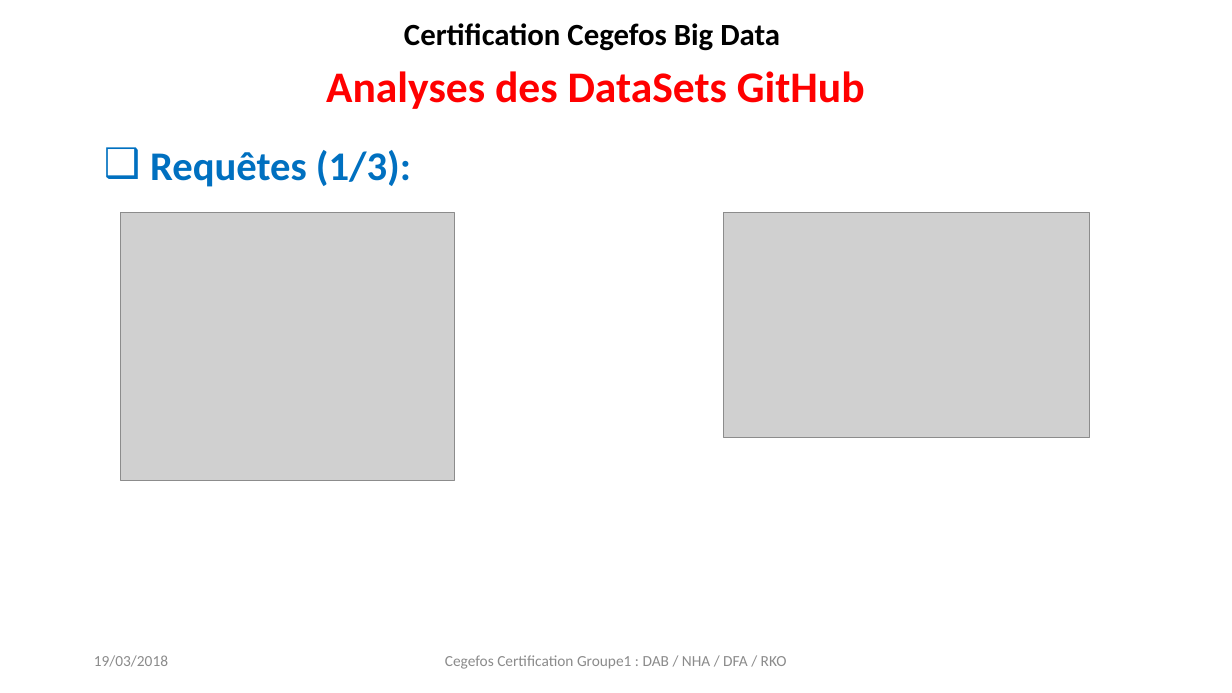
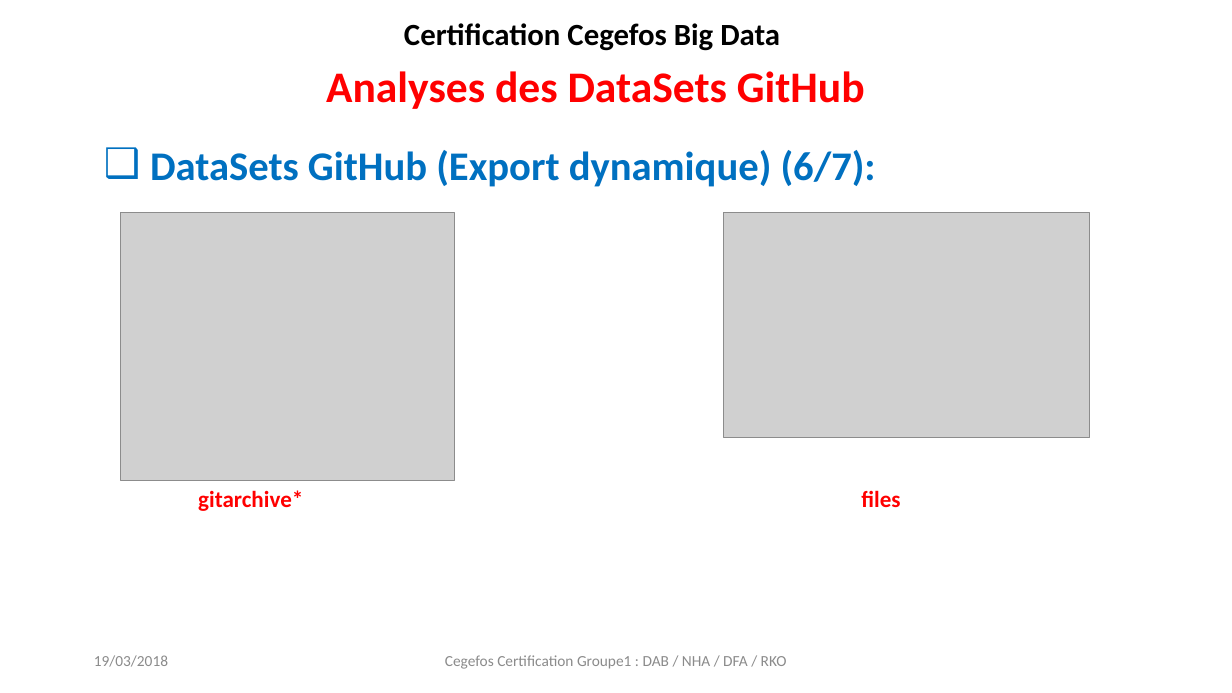
Before and after one commit to chams2012/bigDataGr1, a slide deck: slide 12 of projet_certification_github_group1.pptx (slide 14 before the commit). Drawn at 1232x693 pixels with LibreOffice and Linux fonts; fonts in the diff are those of the drawing; grey boxes stand for pictures. Boxes give left, top, right and bottom in pixels: in the first picture for what was removed or moved away, otherwise in the second. Text is boxed around its words. In the diff, an @@ line names an element or a change of style, - is before the commit and + after.

```diff
--- a/projet_certification_github_group1.pptx
+++ b/projet_certification_github_group1.pptx
@@ text at [150, 150, 876, 187]: text changed @@
-❑ Requêtes (1/3):
+❑ DataSets GitHub (Export dynamique) (6/7):
@@ text added at [198, 490, 303, 511], 18 pt, text #FF0000, bold @@
+gitarchive*
@@ text added at [861, 490, 900, 507], 18 pt, text #FF0000, bold @@
+files
```
Also in this commit, not shown: 16 other slides changed, 2 other files.
